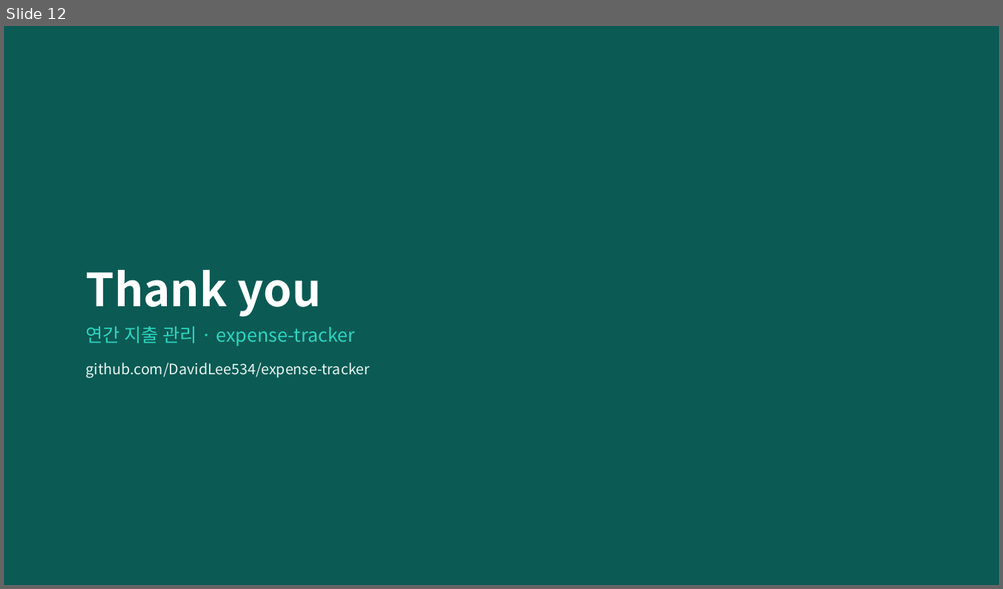
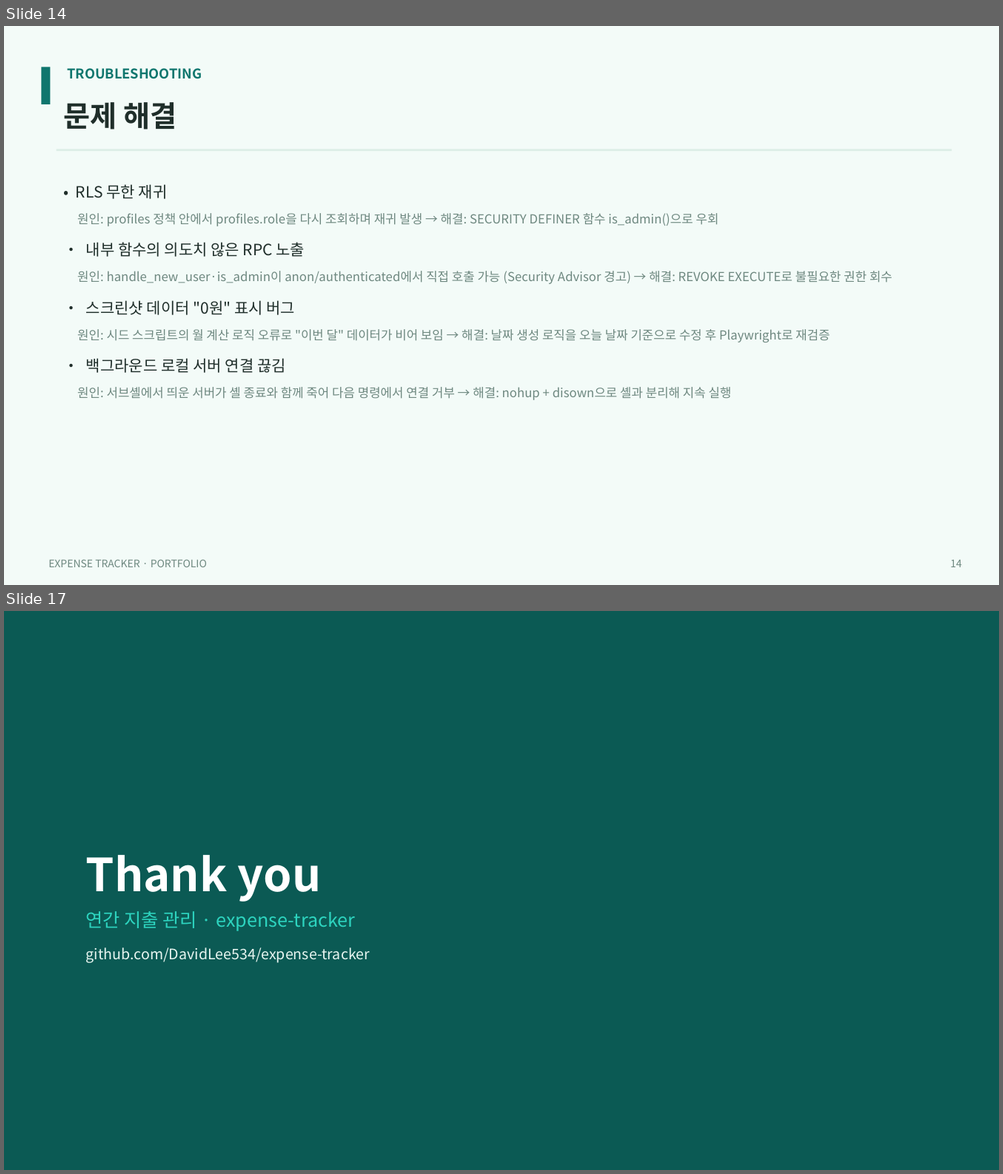
Before and after one commit to DavidLee534/expense-tracker, a slide deck: portfolio/expense-tracker-portfolio.pptx. Shown one above the other, each under a label of ours: slide 12 before the commit, slides 14 and 17 after it; the slides between them are not shown. The pictures are 1003x589 and 1003x1174 pixels, drawn with LibreOffice and Linux fonts; fonts in the diff are those of the drawing. Boxes give left, top, right and bottom in pixels: in the first picture for what was removed or moved away, otherwise in the second. Text is boxed around its words. In the diff, an @@ line names an element or a change of style, - is before the commit and + after.

```diff
--- a/portfolio/expense-tracker-portfolio.pptx
+++ b/portfolio/expense-tracker-portfolio.pptx
@@ slide 14 added at [4,26,999,585], background #F3FBF8 @@
@@ rectangle added at [41,67,51,104], fill #0F766E @@
@@ text added at [67,68,202,79], 13 pt, text #0F766E, bold @@
+TROUBLESHOOTING
@@ text added at [63,102,176,130], 28 pt, text #1F2E2A, bold @@
+문제 해결
@@ rectangle added at [57,149,951,151], fill #DCEEE7 @@
@@ text added at [76,184,892,400], 12 pt, text #6E8880 @@
+• RLS 무한 재귀
+원인: profiles 정책 안에서 profiles.role을 다시 조회하며 재귀 발생 → 해결: SECURITY DEFINER 함수 is_admin()으로 우회
+• 내부 함수의 의도치 않은 RPC 노출
+원인: handle_new_user·is_admin이 anon/authenticated에서 직접 호출 가능 (Security Advisor 경고) → 해결: REVOKE EXECUTE로 불필요한 권한 회수
+• 스크린샷 데이터 "0원" 표시 버그
+원인: 시드 스크립트의 월 계산 로직 오류로 "이번 달" 데이터가 비어 보임 → 해결: 날짜 생성 로직을 오늘 날짜 기준으로 수정 후 Playwright로 재검증
+• 백그라운드 로컬 서버 연결 끊김
+원인: 서브셸에서 띄운 서버가 셸 종료와 함께 죽어 다음 명령에서 연결 거부 → 해결: nohup + disown으로 셸과 분리해 지속 실행
@@ text added at [48,560,207,568], 10 pt, text #6E8880 @@
+EXPENSE TRACKER · PORTFOLIO
@@ text added at [950,560,962,568], 10 pt, text #6E8880 @@
+14
@@ what was slide 12 is now slide 17 @@
```
Also in this commit, not shown: 10 slides changed, 4 other slides added.
